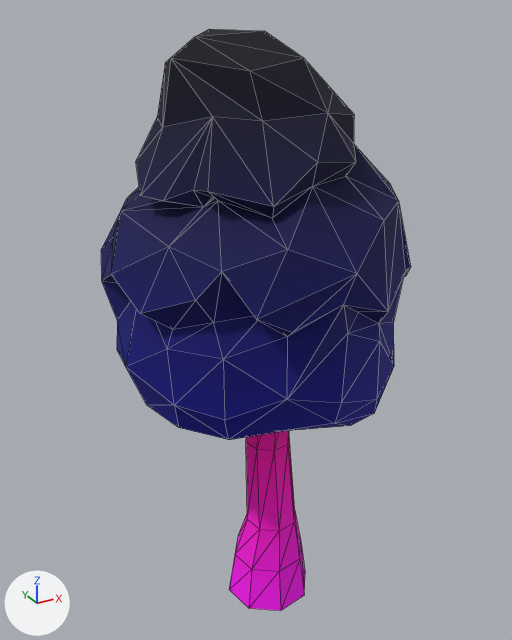
The glTF model assets/synty/synty-tree-round-03.gltf, before and after one commit.
Before and after are seen from a 50 mm lens placed at (-1.86, -3.22, 3.56), pointed at (0.02, 0.21, 1.85). The lights are fixed; the arrows at lower left show +X, +Y and +Z. The first picture is the older version. Mesh edges are drawn as thin lines. Vertices at exactly the same position are counted once.

Names of what the first picture shows: 'SM_Tree_Round_03'.
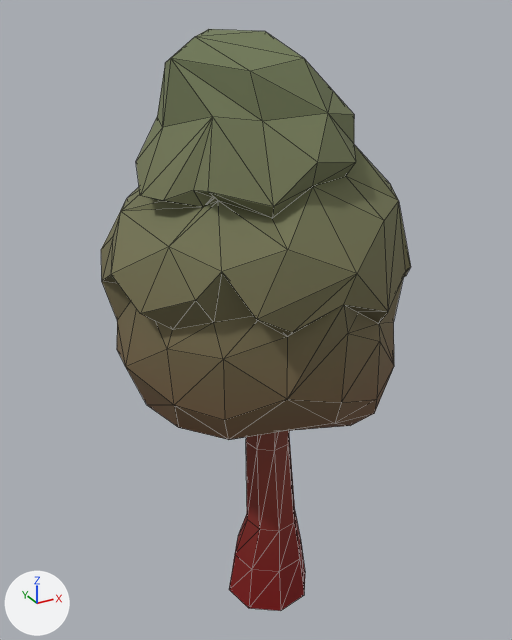
Changed parts and their boxes (x1, y1, x2, y2) in the pictures (512 x 640 px):
'SM_Tree_Round_03', surface changed, recoloured: (101, 29, 411, 611) in both
part 1 of me_sm_tree_round_03, recoloured (lighter): (111, 117, 398, 274) in both
part 2 of me_sm_tree_round_03, recoloured (lighter): (101, 201, 411, 402) in both
part 3 of me_sm_tree_round_03, recoloured: (117, 322, 394, 448) in both
part 4 of me_sm_tree_round_03, recoloured (pink to red): (229, 431, 305, 611) in both
part 5 of me_sm_tree_round_03, recoloured (lighter): (136, 29, 356, 207) in both

The change, as a list of edits to the scene's bpy script:
```text
Add img_image_0:
    img_image_0 = load_image('Image_0', '_unpacked/Image_0', 512, 512, 'sRGB')
Change mat_lambert2:
    add n3 = _N.new('ShaderNodeMix'); n3.name = 'Mix'
    add n3.data_type = 'RGBA'
    add n3.blend_type = 'MULTIPLY'
    add n3.inputs[0].default_value = 1.0  # 'Factor'
    add n4 = _N.new('ShaderNodeTexImage'); n4.name = 'Image Texture'
    add n4.image = img_image_0
    where n2 = _N.new('ShaderNodeVertexColor'); n2.name = 'Color Attribute'
    where n0 = _N.new('ShaderNodeBsdfPrincipled'); n0.name = 'Principled BSDF'
    remove _L.new(n2.outputs[0], n0.inputs[0])  # 'Color' to 'Base Color'
    add _L.new(n3.outputs[2], n0.inputs[0])  # 'Result' to 'Base Color'
    add _L.new(n2.outputs[0], n3.inputs[7])  # 'Color' to 'B'
    add _L.new(n4.outputs[0], n3.inputs[6])  # 'Color' to 'A'
Change me_sm_tree_round_03:
    where me_sm_tree_round_03.from_pydata(...)  # 193 vertices, 372 faces; spans x -0.89..0.89, y -0.71..0.97, z -0.13..3.47
    used by ob_sm_tree_round_03; location = (0.0, 0.0, 0.0)
    me_sm_tree_round_03 part 1: 78 faces centred in x -0.76..0.79, y -0.58..0.89, z 2.49..2.96 are repainted in the vertex colours; the middle colour goes from dark blue #000041 to white #fff2f2
    me_sm_tree_round_03 part 2: 103 faces centred in x -0.83..0.81, y -0.71..0.94, z 1.92..2.48 are repainted in the vertex colours; the middle colour goes from dark blue #000064 to pale pink #ffdfdf
    me_sm_tree_round_03 part 3: 80 faces centred in x -0.8..0.87, y -0.63..0.91, z 1.35..1.91 are repainted in the vertex colours; the middle colour goes from blue #00008d to pink #ffbbbb
    me_sm_tree_round_03 part 4: 64 faces centred in x -0.23..0.23, y -0.23..0.23, z -0.04..1.29 are repainted in the vertex colours; the middle colour goes from pink #ff00dd to red #ff4a4a
    me_sm_tree_round_03 part 5: 47 faces centred in x -0.55..0.49, y -0.42..0.66, z 2.95..3.46 are repainted in the vertex colours; the middle colour goes from black #000027 to white #fffafa
```
